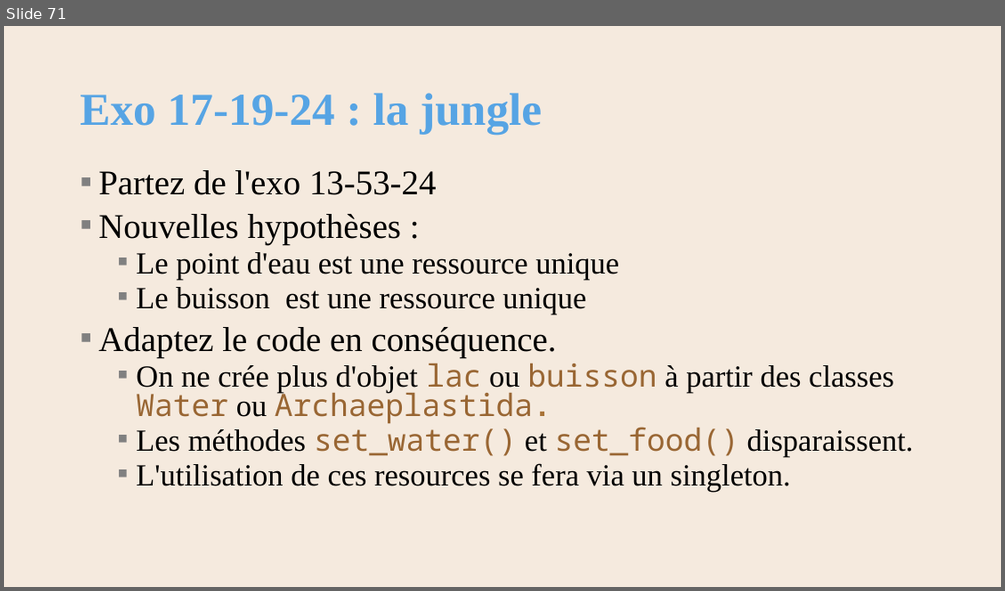
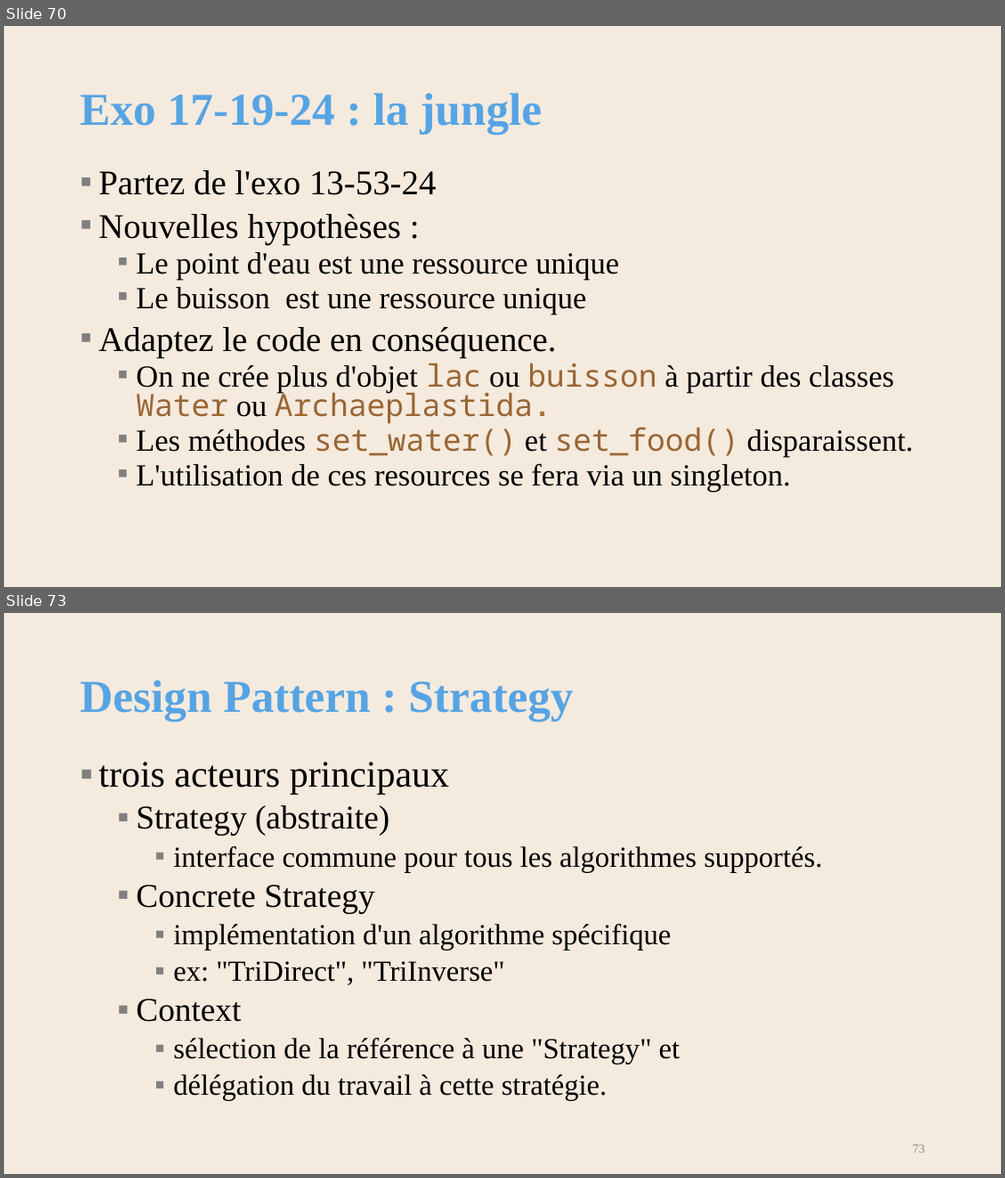
Before and after one commit to AlainWafflard/4IPO3, a slide deck: 17-POO-design-pattern/syllabus_17.pptx. Shown one above the other, each under a label of ours: slide 71 before the commit, slides 70 and 73 after it; the slides between them are not shown. The pictures are 1005x591 and 1005x1178 pixels, drawn with LibreOffice and Linux fonts; fonts in the diff are those of the drawing; background and template pictures are left out. Boxes give left, top, right and bottom in pixels: in the first picture for what was removed or moved away, otherwise in the second. Text is boxed around its words. In the diff, an @@ line names an element or a change of style, - is before the commit and + after.

Commit message:
design pattern : update Iterator ; add Strategy

```diff
--- a/17-POO-design-pattern/syllabus_17.pptx
+++ b/17-POO-design-pattern/syllabus_17.pptx
@@ slide 73 added at (4,613,1001,1174), background #F5EADE @@
@@ title added at (80,680,573,721), 44 pt, text #56A4E4, bold @@
+Design Pattern : Strategy
@@ text added at (98,762,822,1101), 28 pt, text #000000 @@
+▪ trois acteurs principaux
+  ▪ Strategy (abstraite)
+    ▪ interface commune pour tous les algorithmes supportés.
+  ▪ Concrete Strategy
+    ▪ implémentation d'un algorithme spécifique
+    ▪ ex: "TriDirect", "TriInverse"
+  ▪ Context
+    ▪ sélection de la référence à une "Strategy" et
+    ▪ délégation du travail à cette stratégie.
@@ page number added at (913,1144,925,1152), 12 pt, text #8C8C8C @@
+73
@@ what was slide 71 is now slide 70 @@
```
Also in this commit, not shown: 4 slides changed, 5 other slides added, 1 slide removed, 3 other files.
